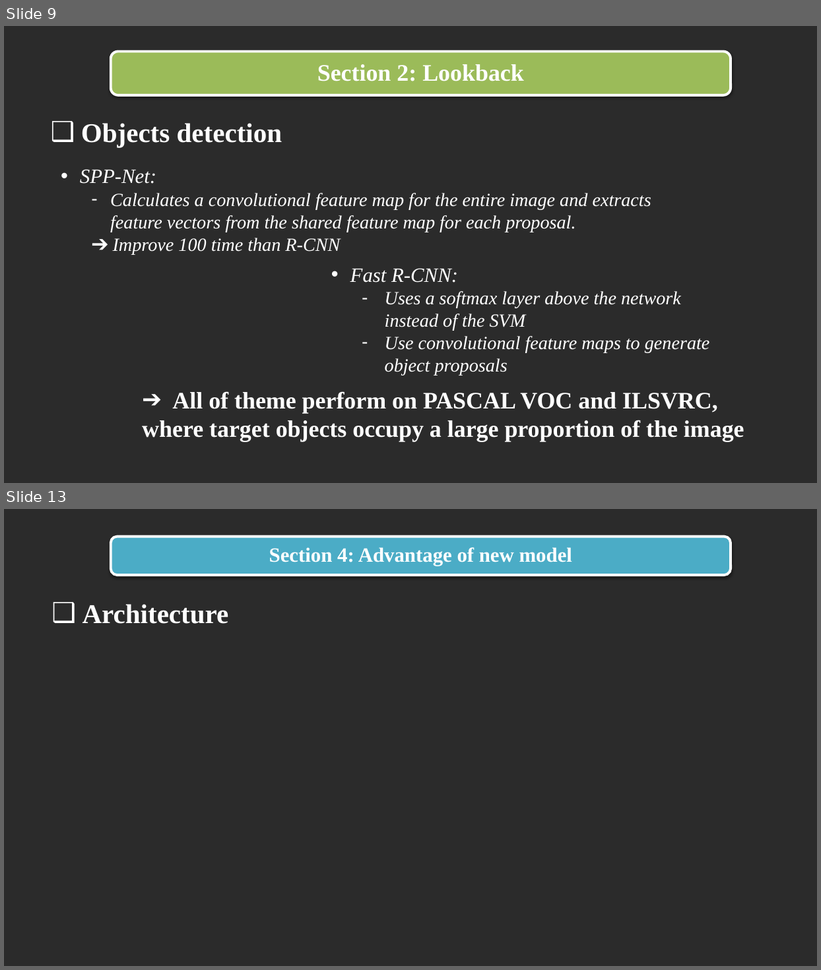
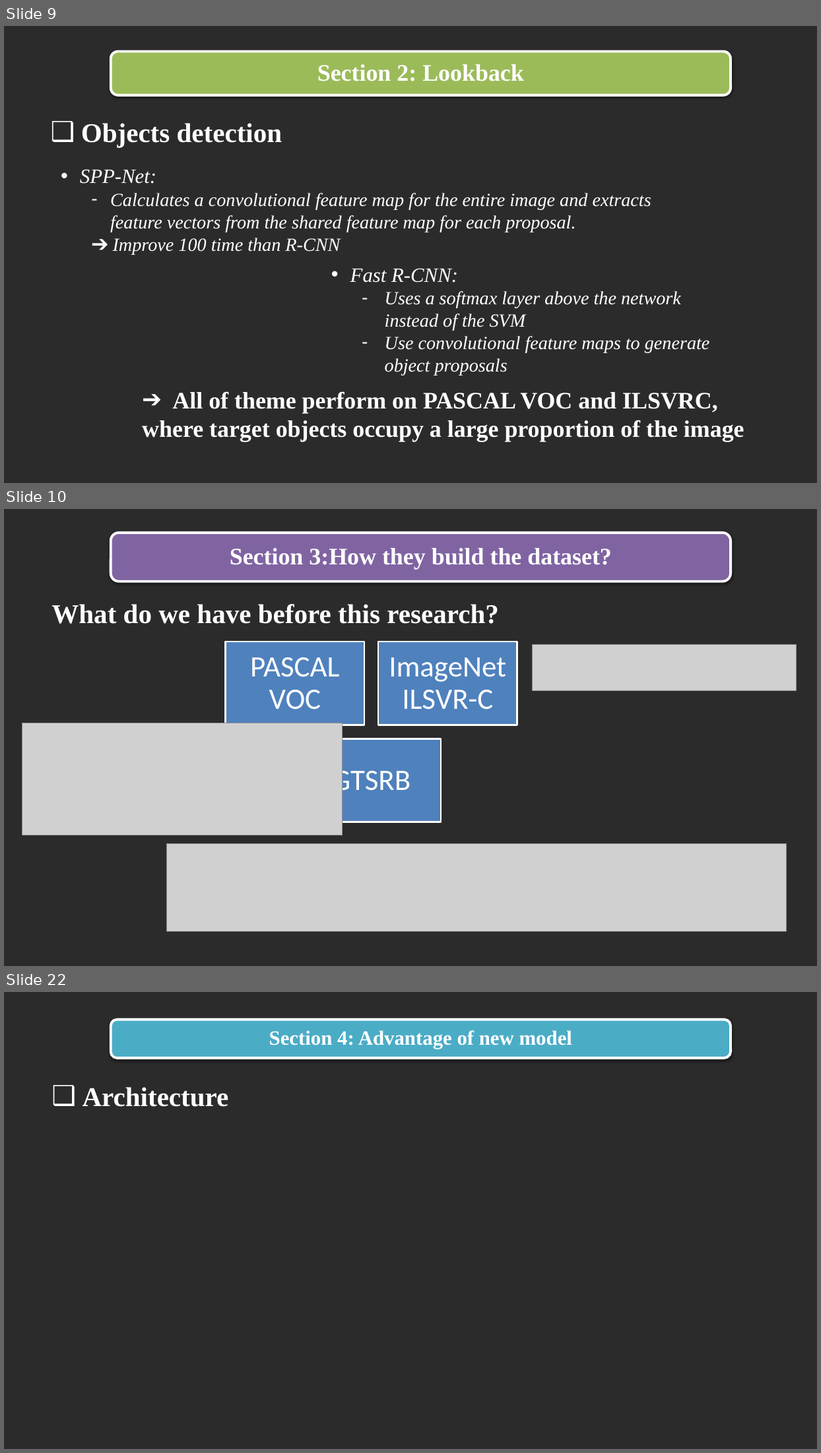
Before and after one commit to trandinhlam/document, a slide deck: AI_NangCao/slide/slide.pptx. Shown one above the other, each under a label of ours: slides 9 and 13 before the commit, slides 9, 10 and 22 after it; the slides between them are not shown. The pictures are 821x970 and 821x1453 pixels, drawn with LibreOffice and Linux fonts; fonts in the diff are those of the drawing; grey boxes stand for pictures; background and template pictures are left out; a plain dark background stands for a picture behind light text. Boxes give left, top, right and bottom in pixels: in the first picture for what was removed or moved away, otherwise in the second. Text is boxed around its words. In the diff, an @@ line names an element or a change of style, - is before the commit and + after.

Commit message:
update section 3 (dataset) in slide

```diff
--- a/AI_NangCao/slide/slide.pptx
+++ b/AI_NangCao/slide/slide.pptx
@@ slide 10 added at [4,509,817,966], background picture (left out) @@
@@ rounded rectangle added at [111,533,731,582], fill #8064A2, outline #FFFFFF 3 pt @@
@@ text added at [230,548,612,569], 28 pt, text #FFFFFF, bold @@
+Section 3:How they build the dataset?
@@ text added at [52,604,499,624], 32 pt, text #FFFFFF, bold @@
+What do we have before this research?
@@ picture added at [533,644,797,691] @@
@@ picture added at [22,723,342,836] @@
@@ group added at [225,642,517,823]: 3 rectangles, 3 texts @@
+PASCAL VOC
+ImageNet ILSVR-C
+GTSRB
@@ picture added at [167,844,787,931] @@
@@ what was slide 13 is now slide 22 @@
```
Also in this commit, not shown: 3 slides changed, 8 other slides added, 10 other files.
